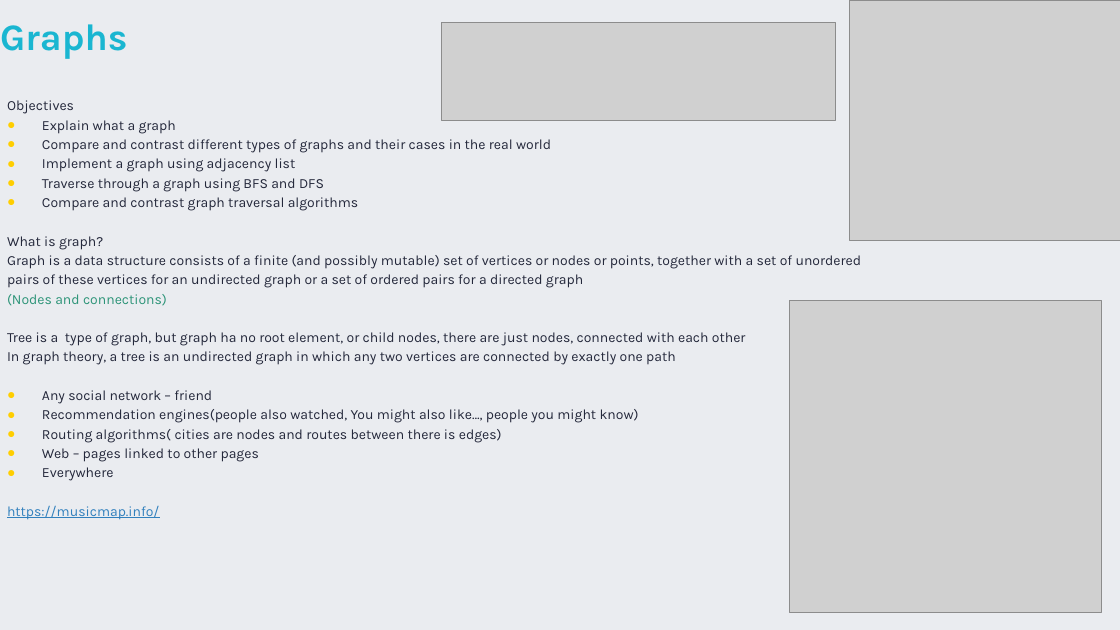
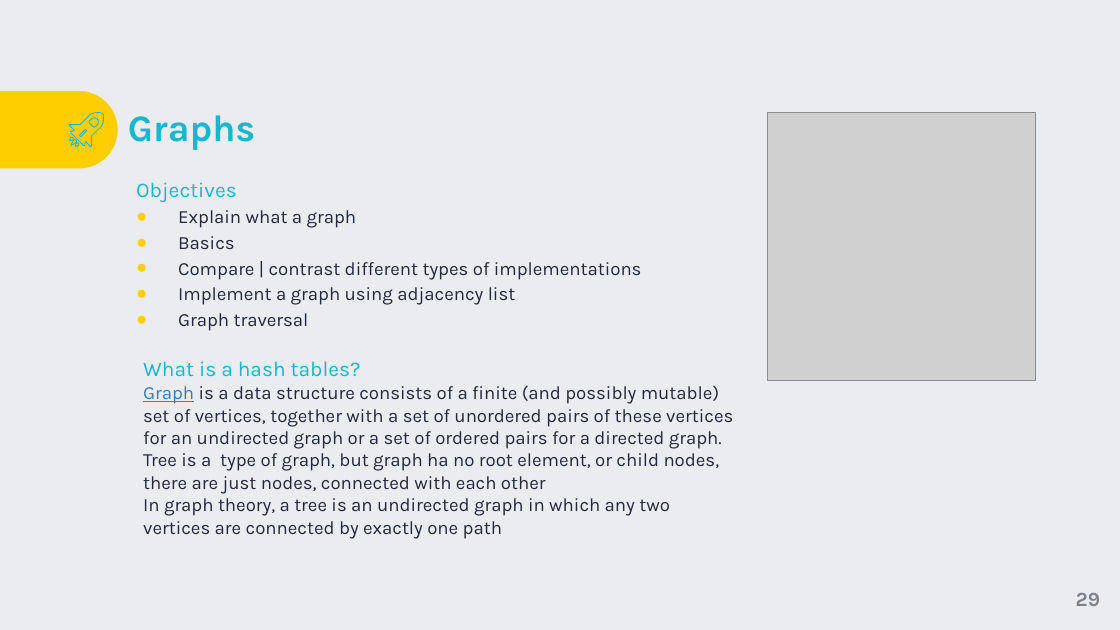
Before and after one commit to TigranVardanyan/Algorithms-and-Data-structures, a slide deck: slide 29 of ds&a.pptx (slide 31 before the commit). Drawn at 1120x630 pixels with LibreOffice and Linux fonts; fonts in the diff are those of the drawing; grey boxes stand for pictures; background and template pictures are left out. Boxes give left, top, right and bottom in pixels: in the first picture for what was removed or moved away, otherwise in the second. Text is boxed around its words. In the diff, an @@ line names an element or a change of style, - is before the commit and + after.

```diff
--- a/ds&a.pptx
+++ b/ds&a.pptx
@@ picture removed at (x1=441, y1=22, x2=835, y2=120) @@
@@ picture removed at (x1=850, y1=0, x2=1120, y2=240) @@
@@ round same rect added at (x1=0, y1=91, x2=118, y2=168), fill #FFCE00 @@
@@ title "Graphs" moved from (x1=0, y1=24, x2=127, y2=59) to (x1=128, y1=115, x2=255, y2=150) @@
@@ picture resized from (x1=790, y1=301, x2=1102, y2=613) to (x1=768, y1=113, x2=1036, y2=381) @@
@@ group added at (x1=70, y1=113, x2=104, y2=147): 4 freeform shapes @@
@@ text "Objectives" moved from (x1=7, y1=100, x2=862, y2=520) to (x1=136, y1=182, x2=733, y2=539) @@
@@ text at (x1=136, y1=182, x2=720, y2=539): size 12 to 18 pt, text colour #24283B to #1AB6D1 in "Objectives"; size 12 to 16 pt in "Explain what a graph", "Implement a graph using adjacency list", "Tree is a type of graph, but ...", "In graph theory, a tree is an ..."; indent changed; line spacing 1.15 to 1 @@
@@ text at (x1=178, y1=236, x2=642, y2=280): text changed; size 12 to 16 pt @@
-● Compare and contrast different types of graphs and their cases in the real world
+● Basics
+● Compare | contrast different types of implementations
@@ text at (x1=143, y1=313, x2=733, y2=449): text changed; size 12 to 16 pt @@
-● Traverse through a graph using BFS and DFS
-● Compare and contrast graph traversal algorithms
-What is graph?
-Graph is a data structure consists of a finite (and possibly mutable) set of vertices or nodes or points, together with a set of unordered pairs of these vertices for an undirected graph or a set of ordered pairs for a directed graph
-(Nodes and connections)
+● Graph traversal
+What is a hash tables?
+Graph is a data structure consists of a finite (and possibly mutable) set of vertices, together with a set of unordered pairs of these vertices for an undirected graph or a set of ordered pairs for a directed graph.
@@ text at (x1=7, y1=390, x2=639, y2=520): paragraphs removed @@
-● Any social network – friend
-● Recommendation engines(people also watched, You might also like…, people you might know)
-● Routing algorithms( cities are nodes and routes between there is edges)
-● Web – pages linked to other pages
-● Everywhere
-https://musicmap.info/
@@ page number added at (x1=1076, y1=593, x2=1101, y2=606), 17.3 pt, text #80828B, bold @@
+29
```
Also in this commit, not shown: 13 other slides changed, 2 slides added, 4 slides removed, 1 other file.
